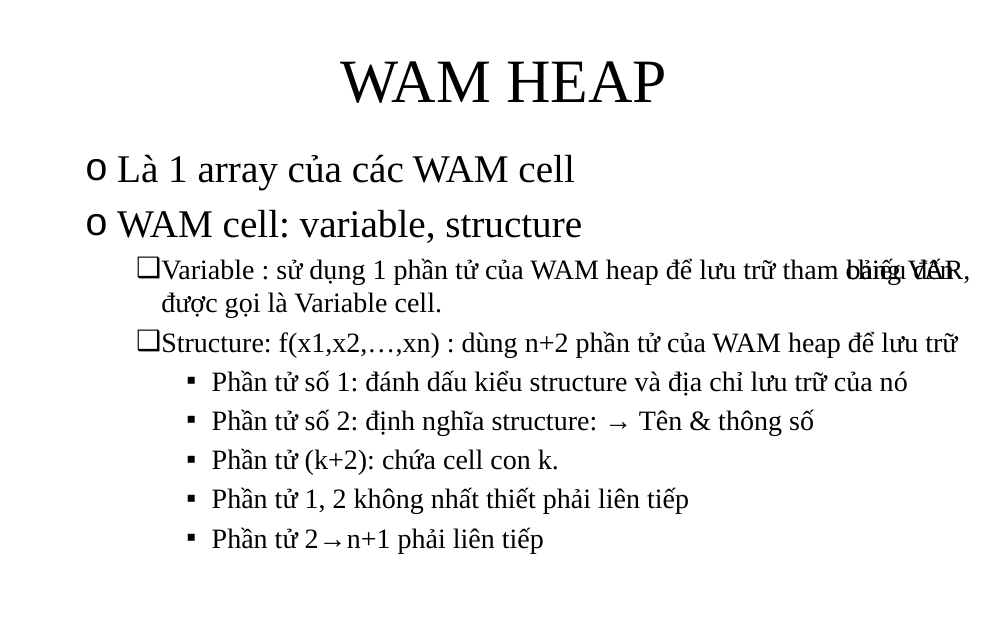
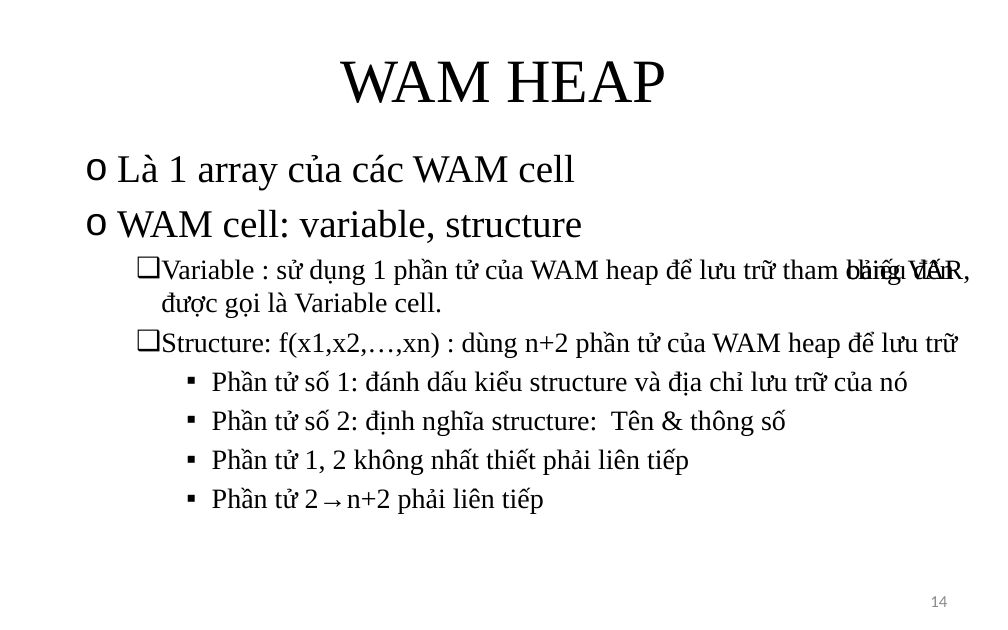
Before and after one commit to giang-rocker/logic, a slide deck: slide 14 of Report/SUY LUẬN TỰ NHIÊN.pptx (slide 12 before the commit). Drawn at 1008x630 pixels with LibreOffice and Linux fonts; fonts in the diff are those of the drawing. Boxes give left, top, right and bottom in pixels: in the first picture for what was removed or moved away, otherwise in the second. Text is boxed around its words. In the diff, an @@ line names an element or a change of style, - is before the commit and + after.

```diff
--- a/Report/SUY LUẬN TỰ NHIÊN.pptx
+++ b/Report/SUY LUẬN TỰ NHIÊN.pptx
@@ text at [212, 409, 786, 436]: text changed @@
-      ▪ Phần tử số 2: định nghĩa structure: → Tên & thông số
-      ▪ Phần tử (k+2): chứa cell con k.
+      ▪ Phần tử số 2: định nghĩa structure: Tên & thông số
@@ text at [212, 487, 544, 514]: text changed @@
-      ▪ Phần tử 2→n+1 phải liên tiếp
+      ▪ Phần tử 2→n+2 phải liên tiếp
@@ page number added at [930, 596, 947, 607], 12 pt, text #8C8C8C @@
+14
```
Also in this commit, not shown: 23 other slides changed, 11 slides added, 1 slide removed, 7 other files.
